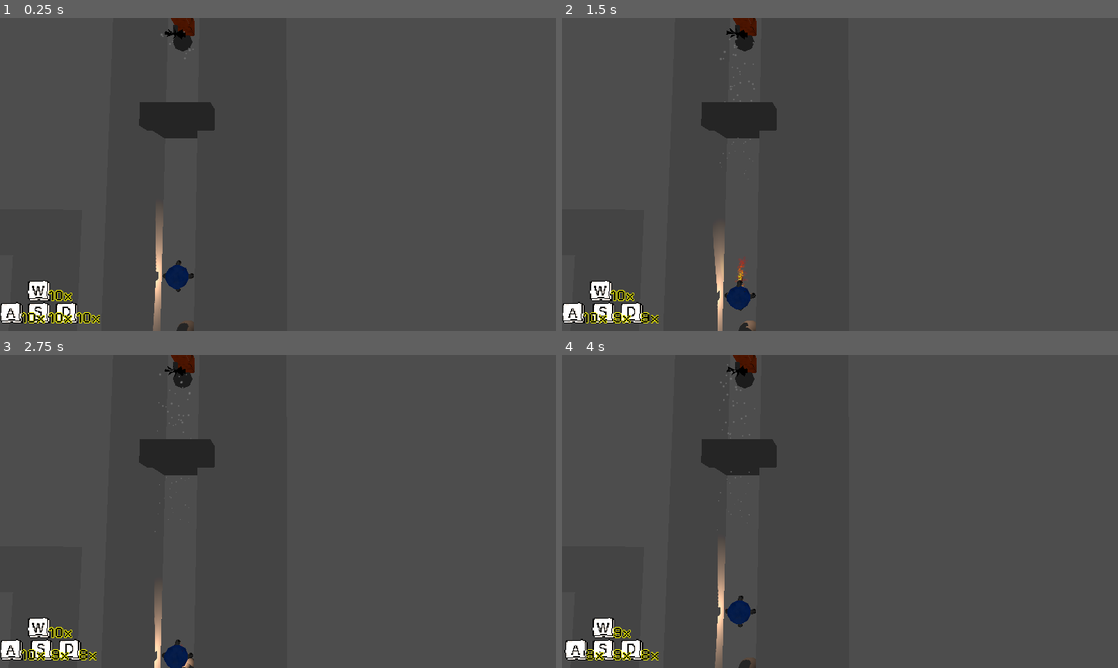
Above: before the commit, frames 1-4 (two rows, left to right).
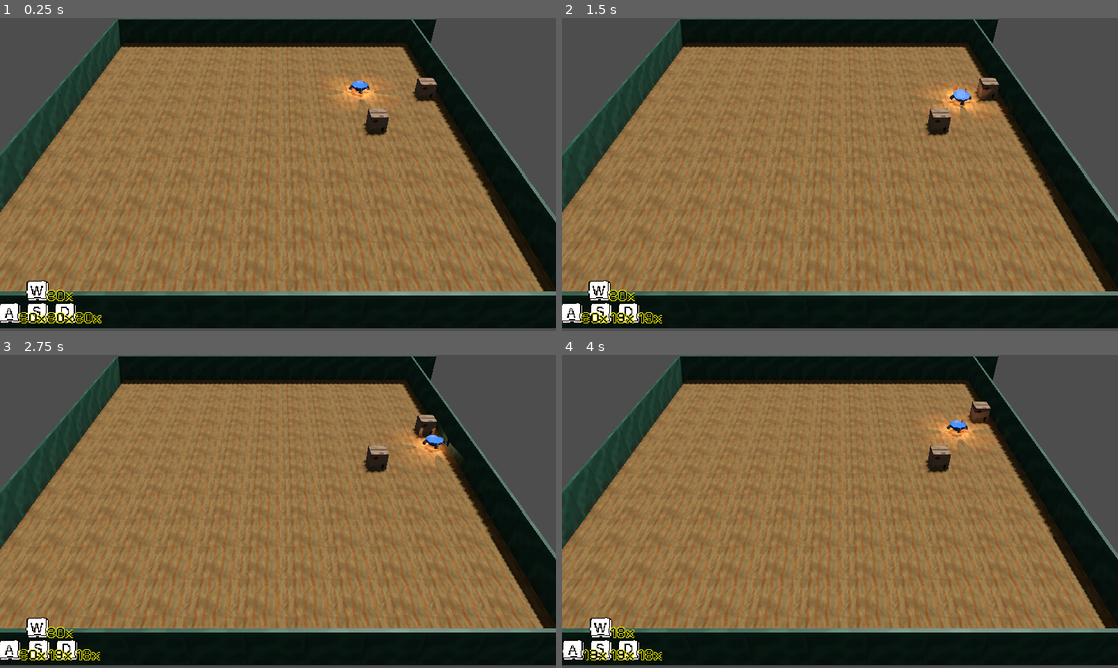
Above: after the commit, the same moments.

Repository: frederikhoheisel/weekjam
Game: Godot game, scene res://src/globals/start_scene.tscn
Same seed, same stepped clock (60 frames per second), same inputs: the game is played once before the commit and once after it.
Inputs:
- Up to frame 1 (0.25 s): no input
- Up to frame 2 (1.5 s): hold D (RIGHT) 0.53-1.28 s; hold S (DOWN) from 1.28 s (still down)
- Up to frame 3 (2.75 s): tap Enter at 2 s; release S (DOWN) at 2.03 s; hold D (RIGHT) from 2.03 s (still down)
- Up to frame 4 (4 s): release D (RIGHT) at 2.78 s; hold W (UP) 2.78-3.53 s; hold A (LEFT) from 3.53 s (still down)

The runs differ from the first frame. In frame 1, 85% of the frame differs, in the area x 0-100%, y 0-100%; in frame 2, 85%; in frame 3, 86%; in frame 4, 86%.

Commit message:
particle anpassungen

Diff:
--- a/bierdurst/src/entities/box.tscn
+++ b/bierdurst/src/entities/box.tscn
@@ -13,7 +13,7 @@
 curve = SubResource("Curve_so2ac")
 
 [sub_resource type="Curve" id="Curve_pp8lh"]
-_data = [Vector2(0, 0.5543188), 0.0, 0.0, 0, 0, Vector2(1, 0), 0.0, 0.0, 0, 0]
+_data = [Vector2(0, 0.5543188), 0.0, 0.0, 0, 0, Vector2(0.5070093, 0), 0.0, 0.0, 0, 0]
 point_count = 2
 
 [sub_resource type="CurveTexture" id="CurveTexture_50hp7"]
@@ -55,5 +55,6 @@
 transform = Transform3D(1, 0, 0, 0, 1, 0, 0, 0, 1, 0, -0.5, 0)
 emitting = false
 amount = 24
+lifetime = 0.6
 process_material = SubResource("ParticleProcessMaterial_so2ac")
 draw_pass_1 = SubResource("SphereMesh_dylja")
--- a/bierdurst/src/globals/game_manager.gd
+++ b/bierdurst/src/globals/game_manager.gd
@@ -9,7 +9,7 @@
 signal dude_reached
 
 var current_level: Node = null
-var current_level_id: int = -1
+var current_level_id: int = 1
 
 
 # Called when the node enters the scene tree for the first time.
--- a/bierdurst/src/level/level.gd
+++ b/bierdurst/src/level/level.gd
@@ -64,7 +64,7 @@
 	var cell_id: int = block_map.get_cell_item(pos)
 	#print("cell id:", cell_id)
 	player.animate(id)
-	if (cell_id == 0) or check_for_box(pos):
+	if (cell_id == 0) or check_for_box(pos, id):
 		player.attempt_move(block_map.to_global(block_map.map_to_local(pos)))
 	else:
 		player_grid_pos = pos
@@ -90,7 +90,7 @@
 			hud.display_moves_right(moves_right)
 
 
-func check_for_box(pos: Vector3) -> bool:
+func check_for_box(pos: Vector3, id: int) -> bool:
 	var dir: Vector3 = (player.global_position - block_map.to_global(block_map.map_to_local(pos))).normalized()
 	var global_box_pos: Vector3 = block_map.to_global(block_map.map_to_local(pos))
 	for box: Box in boxes:
@@ -103,6 +103,19 @@
 				if next_box_pos.is_equal_approx(next_box.global_position): return true
 
 			box.move_to(next_box_pos)
+			match id:
+				2:
+					moves_up -= 1
+					hud.display_moves_up(moves_up)
+				3:
+					moves_left -= 1
+					hud.display_moves_left(moves_left)
+				0:
+					moves_down -= 1
+					hud.display_moves_down(moves_down)
+				1:
+					moves_right -= 1
+					hud.display_moves_right(moves_right)
 
 	return false
 
